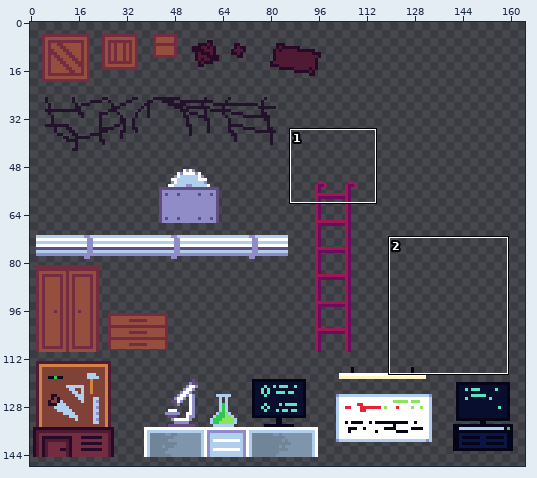
Sprite sheet: Assets/Sprites/Sheets/Essential 4x4 furniture.png. Above, an overview of the earlier version with the close-up marked.
Close-up. Old version:
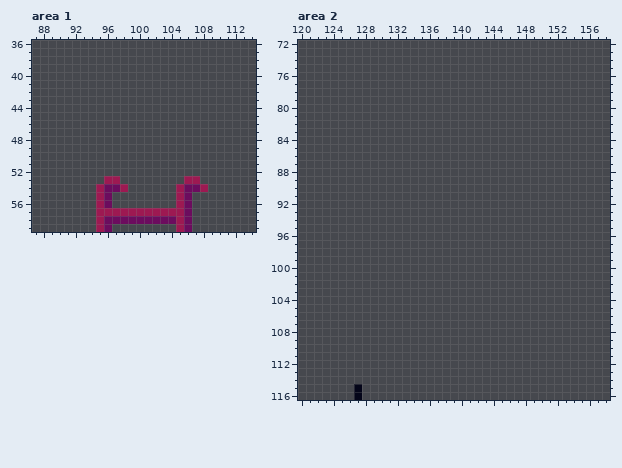
The file is 168x148 pixels. Shown: area 1: x 87..114, y 36..59; area 2: x 120..158, y 72..116. The wide view leaves out empty margins.
New version:
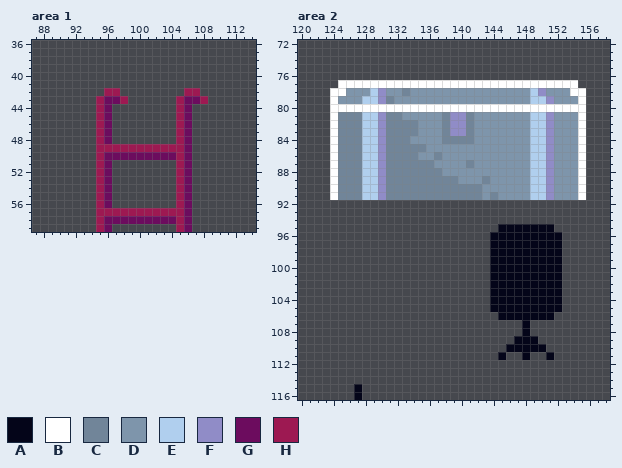
Palette (. is transparent): A #040519  B #ffffff  C #718599  D #7e95ab  E #b0cfee  F #908cc7  G #6c0c5e  H #9d1952
Edits made:
Area 1:
Colour G now appears in row 43 at x 96 to 97 and 106 to 107; in rows 44 to 48 at x 96 and 106; in row 49 at x 106; in row 50 at x 96 to 104 and 106; in rows 51 to 52 at x 96 and 106.
The author changed colour H to colour G in row 53 at x 96 and 106.
Colour H now appears in row 42 at x 96 to 97 and 106 to 107; in row 43 at x 95, 98, 105 and 108; in rows 44 to 48 at x 95 and 105; in row 49 at x 95 to 105; in rows 50 to 53 at x 95 and 105.
Colour G is removed in row 54 at x 97 and 107.
Colour H is removed in row 53 at x 97 and 107; in row 54 at x 98 and 108.
Area 2:
Colour A now appears in row 95 at x 145 to 151; in rows 96 to 105 at x 144 to 152; in row 106 at x 145 to 151; in rows 107 to 108 at x 148; in row 109 at x 147 to 149; in row 110 at x 146 to 150.
Colour A now appears in row 111 at x 145, 148 and 151.
Colour B now appears in row 77 at x 125 to 154; in row 78 at x 124 to 125 and 154 to 155; in row 79 at x 124 and 155; in row 80 at x 124 to 155; in rows 81 to 91 at x 124 and 155.
Colour C now appears in row 78 at x 133; in row 79 at x 131; in row 81 at x 125 to 127, 131 to 132, 138 and 141; in rows 82 to 83 at x 125 to 127, 131 to 134, 138 and 141; in row 84 at x 125 to 127, 131 to 133 and 138 to 141; in row 85 at x 125 to 127 and 131 to 135.
Colour C now appears in row 86 at x 125 to 127, 131 to 134 and 137; in row 87 at x 125 to 127, 131 to 136 and 141; in row 88 at x 125 to 127 and 131 to 137; in row 89 at x 125 to 127, 131 to 139 and 143; in row 90 at x 125 to 127 and 131 to 142; in row 91 at x 125 to 127, 131 to 142 and 144.
Colour D now appears in row 78 at x 126 to 128, 131 to 132, 134 to 148 and 151 to 153; in row 79 at x 125 to 127, 132 to 148 and 152 to 154; in row 81 at x 133 to 137, 142 to 148 and 152 to 154; in rows 82 to 83 at x 135 to 137, 142 to 148 and 152 to 154; in row 84 at x 134 to 137, 142 to 148 and 152 to 154; in row 85 at x 136 to 148 and 152 to 154.
Colour D now appears in row 86 at x 135 to 136, 138 to 148 and 152 to 154; in row 87 at x 137 to 140, 142 to 148 and 152 to 154; in row 88 at x 138 to 148 and 152 to 154; in row 89 at x 140 to 142, 144 to 148 and 152 to 154; in row 90 at x 143 to 148 and 152 to 154; in row 91 at x 143, 145 to 148 and 152 to 154.
Colour E now appears in row 78 at x 129 and 149; in row 79 at x 128 to 129 and 149 to 150; in rows 81 to 91 at x 128 to 129 and 149 to 150.
Colour F now appears in row 78 at x 130 and 150; in row 79 at x 130 and 151; in rows 81 to 83 at x 130, 139 to 140 and 151; in rows 84 to 91 at x 130 and 151.
